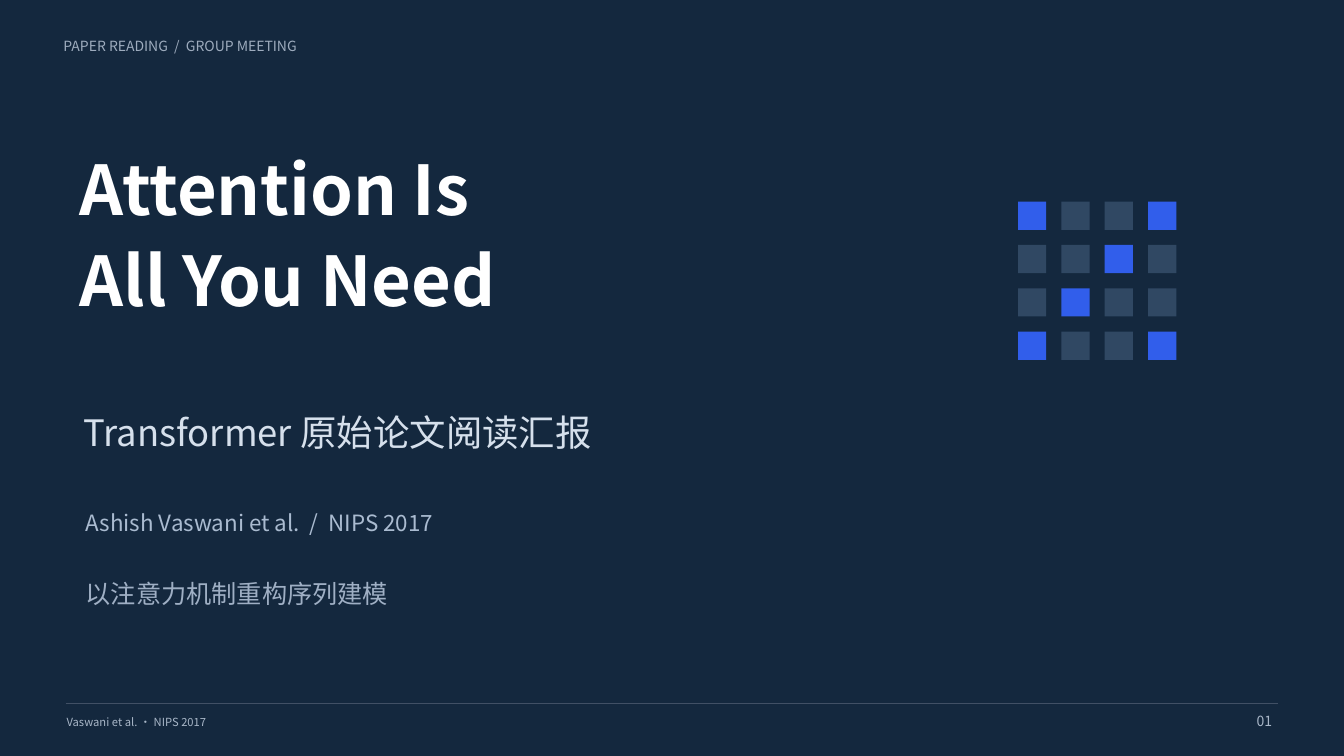
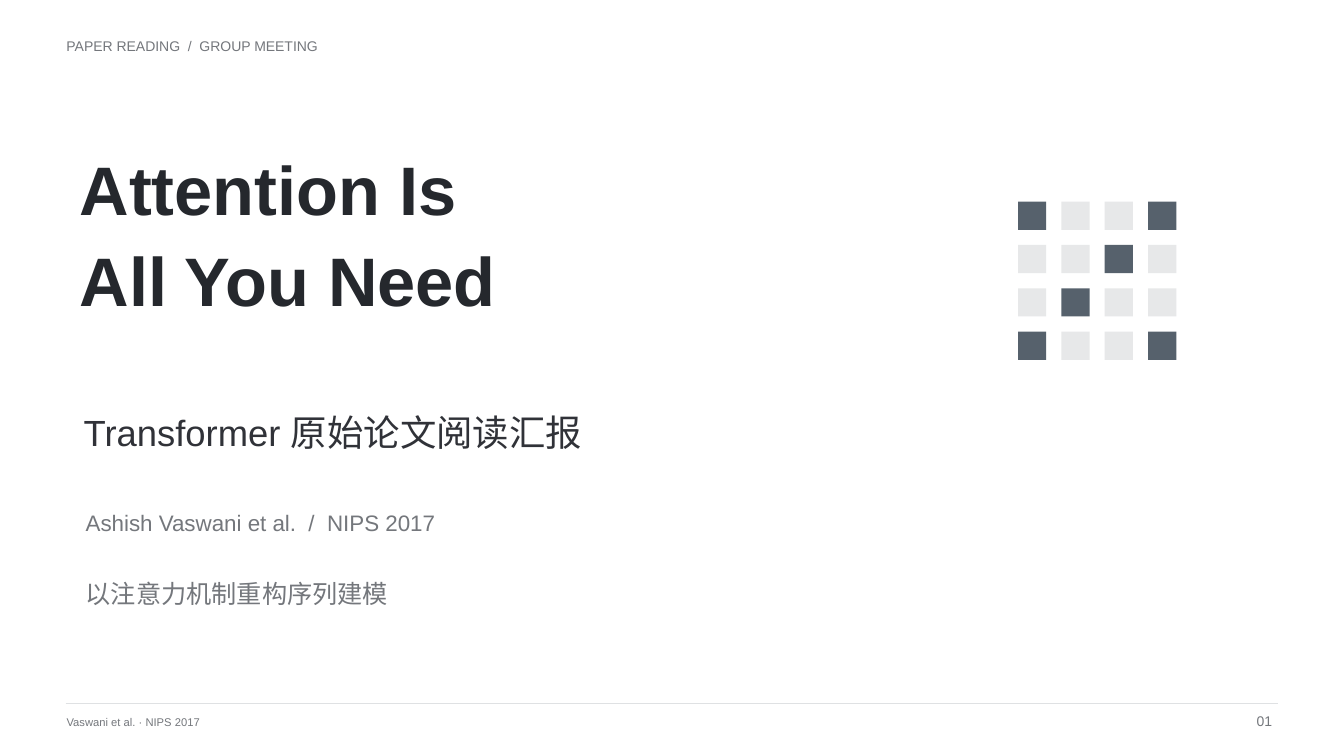
Before and after one commit to yueyunsun77-debug/yueyunsun77-debug, a slide deck: slide 1 of 组会汇报/第一次组会汇报/Transformer_组会汇报_简约学术版.pptx. Drawn at 1344x756 pixels with LibreOffice and Linux fonts; fonts in the diff are those of the drawing. Boxes give left, top, right and bottom in pixels: in the first picture for what was removed or moved away, otherwise in the second. Text is boxed around its words. In the diff, an @@ line names an element or a change of style, - is before the commit and + after.

Commit message:
调整第一次组会汇报为全白底与端正字体的简约风格

```diff
--- a/组会汇报/第一次组会汇报/Transformer_组会汇报_简约学术版.pptx
+++ b/组会汇报/第一次组会汇报/Transformer_组会汇报_简约学术版.pptx
@@ background #14283E to #FFFFFF @@
@@ text "PAPER READING / GROUP MEETING" at (66,41,318,51): font Noto Sans CJK SC to Arial, text colour #9EACBE to #74777C @@
@@ text "Attention Is" at (80,165,496,307): font Noto Sans CJK SC to Arial, text colour #FFFFFF to #25282D @@
@@ fill #304863 to #E7E8E9 in 10 elements at (1062,202,1090,230), (1105,202,1133,230), (1018,245,1047,273), (1062,245,1090,273), (1148,245,1177,273), (1018,288,1047,317), (1105,288,1133,317), (1148,288,1177,317), (1062,332,1090,360), (1105,332,1133,360) @@
@@ fill #315EEB to #56616C in 6 elements at (1018,202,1047,230), (1148,202,1177,230), (1105,245,1133,273), (1062,288,1090,317), (1018,332,1047,360), (1148,332,1177,360) @@
@@ text "Transformer 原始论文阅读汇报" at (84,415,582,449): font Noto Sans CJK SC to Arial, text colour #D6E0EC to #303238 @@
@@ text "Ashish Vaswani et al. / ..." at (86,515,435,531): font Noto Sans CJK SC to Arial, text colour #AABBD0 to #74777C @@
@@ text "以注意力机制重构序列建模" at (86,582,388,605): font Noto Sans CJK SC to Arial, text colour #9FAFC4 to #74777C @@
@@ text "Vaswani et al. · NIPS ..." at (67,718,200,726): font Noto Sans CJK SC to Arial, text colour #A9B7C8 to #74777C @@
@@ line (66, 704) - (1278, 704): stroke #415065 0.8 pt to #DFE1E3 0.8 pt @@
@@ text "01" at (1257,716,1273,726): font Noto Sans CJK SC to Arial, text colour #A9B7C8 to #74777C @@
```
Also in this commit, not shown: 18 other slides changed, 4 other files.
